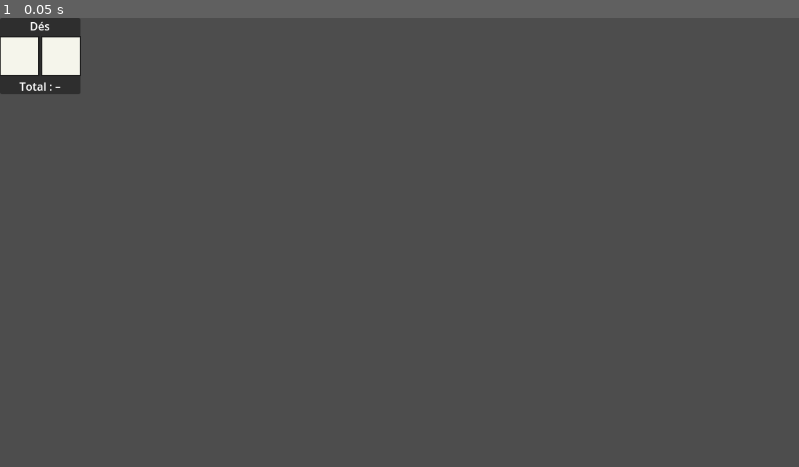
Above: before the commit, frame 1.
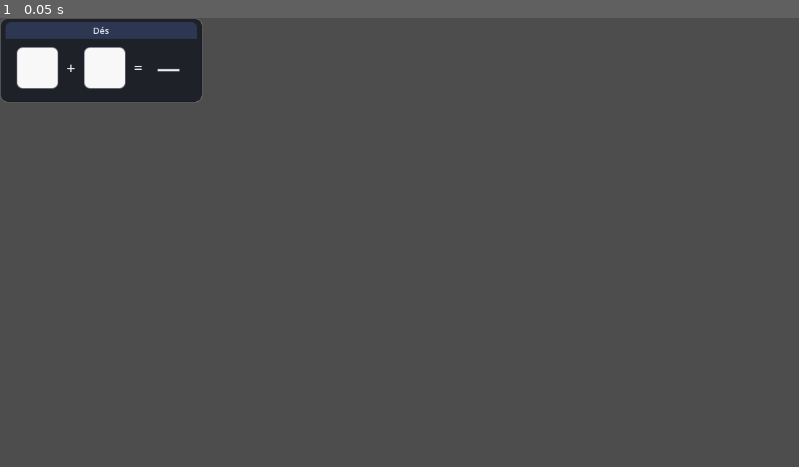
Above: after the commit, the same moment.

Repository: Reyder34/CatanFramework
Game: Godot game, scene res://modules/classic_catan/panels/dice_panel.tscn
The game is run twice, just before and just after one commit, with the same random seed, the same clock (stepped at 60 frames per second) and the same inputs. This scene is started directly instead of the project's main scene.
Inputs:
- Up to frame 1 (0.05 s): no input

The runs differ from the first frame. In frame 1, 4.0% of the frame differs, in the area x 0-26%, y 0-19%.

Commit message:
Dice panel UI : themed layout, rounded dice, clean pip draw

Diff:
--- a/modules/classic_catan/panels/dice_panel.tscn
+++ b/modules/classic_catan/panels/dice_panel.tscn
@@ -1,25 +1,52 @@
-[gd_scene load_steps=2 format=3]
+[gd_scene load_steps=2 format=3 uid="uid://cqya5jfyvut3o"]
 
 [ext_resource type="Script" path="res://modules/classic_catan/panels_scripts/dice_panel.gd" id="1"]
 
 [node name="DicePanel" type="PanelContainer"]
-offset_right = 40.0
-offset_bottom = 40.0
 script = ExtResource("1")
 
 [node name="Content" type="VBoxContainer" parent="."]
 layout_mode = 2
+theme_override_constants/separation = 0
 
-[node name="TitleLabel" type="Label" parent="Content"]
+[node name="TitleLabel" type="PanelContainer" parent="Content"]
 layout_mode = 2
+theme_type_variation = &"TitleBar"
+
+[node name="Label" type="Label" parent="Content/TitleLabel"]
+layout_mode = 2
+theme_override_font_sizes/font_size = 13
 text = "Dés"
 horizontal_alignment = 1
 
-[node name="DiceRow" type="HBoxContainer" parent="Content"]
+[node name="Margin" type="MarginContainer" parent="Content"]
 layout_mode = 2
+theme_override_constants/margin_left = 16
+theme_override_constants/margin_top = 12
+theme_override_constants/margin_right = 16
+theme_override_constants/margin_bottom = 12
+
+[node name="DiceRow" type="HBoxContainer" parent="Content/Margin"]
+layout_mode = 2
+theme_override_constants/separation = 12
 alignment = 1
 
-[node name="Total" type="Label" parent="Content"]
+[node name="Plus" type="Label" parent="Content/Margin/DiceRow"]
 layout_mode = 2
-text = "Total : –"
+theme_override_font_sizes/font_size = 22
+text = "+"
+vertical_alignment = 1
+
+[node name="Eq" type="Label" parent="Content/Margin/DiceRow"]
+layout_mode = 2
+theme_override_font_sizes/font_size = 22
+text = "="
+vertical_alignment = 1
+
+[node name="Total" type="Label" parent="Content/Margin/DiceRow"]
+custom_minimum_size = Vector2(50, 0)
+layout_mode = 2
+theme_override_font_sizes/font_size = 34
+text = "—"
 horizontal_alignment = 1
+vertical_alignment = 1
--- a/modules/classic_catan/panels_scripts/dice_panel.gd
+++ b/modules/classic_catan/panels_scripts/dice_panel.gd
@@ -1,8 +1,8 @@
 extends PanelContainer
 
-# Panneau PERSISTANT des dés (non bloquant). Affiché/maj par UIRegistry.show_persistent()
-# après chaque lancer. Les valeurs viennent d'un marqueur plateau synchronisé -> tous les
-# joueurs voient les mêmes dés en multijoueur.
+# Panneau PERSISTANT des dés (non bloquant).
+# Affiché/maj via UIRegistry.show_persistent() après chaque lancer.
+# WindowMover ajouté par UIRegistry._make_movable() — ne pas en créer un ici.
 
 const DIE := preload("res://modules/classic_catan/panels_scripts/die_face.gd")
 
@@ -11,7 +11,11 @@
 var _total: Label
 
 func _ready() -> void:
+	theme = load("res://ui/theme.tres")
+	custom_minimum_size = Vector2(240, 0)
+	_total = get_node_or_null("Content/Margin/DiceRow/Total")
 	_ensure_built()
+
 
 func _ensure_built() -> void:
 	# Laisse passer les clics vers le plateau 3D (titre + poignée restent actifs, posés
@@ -21,26 +25,31 @@
 	if content != null:
 		content.mouse_filter = Control.MOUSE_FILTER_IGNORE
 	if _total == null:
-		_total = get_node_or_null("Content/Total")
+		_total = get_node_or_null("Content/Margin/DiceRow/Total")
 	if _total != null:
 		_total.mouse_filter = Control.MOUSE_FILTER_IGNORE
 	if _d1 != null:
 		return
-	var row: HBoxContainer = get_node_or_null("Content/DiceRow")
+	var row: HBoxContainer = get_node_or_null("Content/Margin/DiceRow")
 	if row == null:
 		return
 	row.mouse_filter = Control.MOUSE_FILTER_IGNORE
+	# Ordre voulu : _d1(0), Plus(1), _d2(2), Eq(3), Total(4)
 	_d1 = _make_die()
+	row.add_child(_d1)
+	row.move_child(_d1, 0)
 	_d2 = _make_die()
-	row.add_child(_d1)
 	row.add_child(_d2)
+	row.move_child(_d2, 2)
+
 
 func _make_die() -> Control:
 	var d := Control.new()
 	d.set_script(DIE)
-	d.custom_minimum_size = Vector2(56, 56)
+	d.custom_minimum_size = Vector2(60, 60)
 	d.mouse_filter = Control.MOUSE_FILTER_IGNORE
 	return d
+
 
 # Contrat des panneaux persistants : appelée à l'affichage et à chaque mise à jour.
 func update_panel(params: Dictionary) -> void:
@@ -52,4 +61,4 @@
 	if _d2 != null:
 		_d2.set_value(b)
 	if _total != null:
-		_total.text = "Total : %d" % (a + b)
+		_total.text = str(a + b)
--- a/modules/classic_catan/panels_scripts/die_face.gd
+++ b/modules/classic_catan/panels_scripts/die_face.gd
@@ -1,32 +1,52 @@
 extends Control
 
-# Une face de dé dessinée avec des points (pips). set_value(1..6) la met à jour.
-# Pas de class_name volontairement : référencée par preload() dans dice_panel.gd.
+# Une face de dé — fond blanc arrondi (StyleBoxFlat) + points circulaires.
 
 var value: int = 0
+var _style: StyleBoxFlat
+
+
+func _ready() -> void:
+	_style = StyleBoxFlat.new()
+	_style.bg_color = Color(0.97, 0.97, 0.97)
+	_style.corner_radius_top_left     = 8
+	_style.corner_radius_top_right    = 8
+	_style.corner_radius_bottom_left  = 8
+	_style.corner_radius_bottom_right = 8
+	_style.border_color        = Color(0.50, 0.50, 0.56)
+	_style.border_width_left   = 1
+	_style.border_width_top    = 1
+	_style.border_width_right  = 1
+	_style.border_width_bottom = 1
+
 
 func set_value(v: int) -> void:
 	value = clampi(v, 0, 6)
 	queue_redraw()
 
+
 func _draw() -> void:
+	if _style == null:
+		return
 	var s := size
-	var body := Rect2(Vector2.ZERO, s)
-	draw_rect(body, Color(0.96, 0.96, 0.92))               # corps blanc cassé
-	draw_rect(body, Color(0.12, 0.12, 0.12), false, 2.0)   # contour
+	_style.draw(get_canvas_item(), Rect2(Vector2.ZERO, s))
+
 	if value < 1:
 		return
-	var r := minf(s.x, s.y) * 0.11                         # rayon d'un point
-	var xs := [s.x * 0.27, s.x * 0.5, s.x * 0.73]
-	var ys := [s.y * 0.27, s.y * 0.5, s.y * 0.73]
-	var col := Color(0.12, 0.12, 0.12)
+
+	var r   := minf(s.x, s.y) * 0.12
+	var col := Color(0.08, 0.09, 0.14)
+	var xs  := [s.x * 0.27, s.x * 0.5, s.x * 0.73]
+	var ys  := [s.y * 0.27, s.y * 0.5, s.y * 0.73]
+
 	var pips: Array = []
 	match value:
 		1: pips = [Vector2(xs[1], ys[1])]
-		2: pips = [Vector2(xs[0], ys[0]), Vector2(xs[2], ys[2])]
-		3: pips = [Vector2(xs[0], ys[0]), Vector2(xs[1], ys[1]), Vector2(xs[2], ys[2])]
+		2: pips = [Vector2(xs[2], ys[0]), Vector2(xs[0], ys[2])]
+		3: pips = [Vector2(xs[2], ys[0]), Vector2(xs[1], ys[1]), Vector2(xs[0], ys[2])]
 		4: pips = [Vector2(xs[0], ys[0]), Vector2(xs[2], ys[0]), Vector2(xs[0], ys[2]), Vector2(xs[2], ys[2])]
 		5: pips = [Vector2(xs[0], ys[0]), Vector2(xs[2], ys[0]), Vector2(xs[1], ys[1]), Vector2(xs[0], ys[2]), Vector2(xs[2], ys[2])]
 		6: pips = [Vector2(xs[0], ys[0]), Vector2(xs[2], ys[0]), Vector2(xs[0], ys[1]), Vector2(xs[2], ys[1]), Vector2(xs[0], ys[2]), Vector2(xs[2], ys[2])]
+
 	for p in pips:
 		draw_circle(p, r, col)
Not shown: 1 places in scenes/main_menu.tscn that only renumber resources
